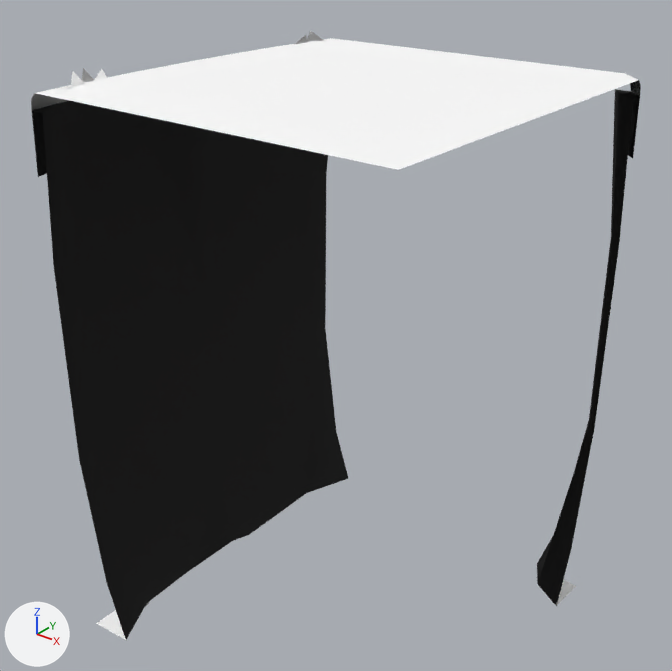
What one commit did to the glTF model web/public/assets/acnh/cliff/4-a-1.glb.
One viewpoint serves both versions: a camera (50 mm lens) standing at (13.08, -16.65, 3.99) and looking at (-0.41, 0.22, -6.46). The axes (+X, +Y, +Z) are drawn at lower left. The lights are the same throughout. The first picture is the older version. Where no turn or scale is listed for an object, it has been applied to the vertices.

The older version as bpy lines, for what is in view:
```python
mat_mcliff = principled_material('mCliff')
mat_mcliff.base_color = (0.0, 0.0, 0.0)  # black #000000
mat_mcliff.roughness = 0.9
me_cliffb__mcliff_mesh = bpy.data.meshes.new('CliffB__mCliff-mesh')
me_cliffb__mcliff_mesh.from_pydata(...)  # 51 vertices, 60 faces; spans x -5.0..5.0, y -5.0..5.0, z -15.0..-0.39
me_cliffb__mcliff_mesh.materials.append(mat_mcliff)  # black #000000
me_grassop_1__mgrasscliffxlu_mesh = bpy.data.meshes.new('GrassOP_1__mGrassCliffXlu-mesh')
me_grassop_1__mgrasscliffxlu_mesh.from_pydata(...)  # 37 vertices, 44 faces; spans x -5.0..5.0, y -5.0..5.0, z -1.88..0.0
me_grassop_1__mgrasscliffxlu_mesh.materials.append(mat_mgrasscliffxlu)  # black #000000
me_grasst__mgrass_mesh = bpy.data.meshes.new('GrassT__mGrass-mesh')
me_grasst__mgrass_mesh.from_pydata(...)  # 40 vertices, 55 faces; spans x -4.96..5.0, y -5.0..5.0, z -0.39..0.0
me_grasst__mgrass_mesh.materials.append(mat_mgrass)  # white #ffffff
ob_cliffb__mcliff = bpy.data.objects.new('CliffB__mCliff', me_cliffb__mcliff_mesh)
ob_cliffb__mcliff.location = (0.0, 0.0, 0.0)
ob_grassop_1__mgrasscliffxlu = bpy.data.objects.new('GrassOP_1__mGrassCliffXlu', me_grassop_1__mgrasscliffxlu_mesh)
ob_grassop_1__mgrasscliffxlu.location = (0.0, 0.0, 0.0)
ob_grasst__mgrass = bpy.data.objects.new('GrassT__mGrass', me_grasst__mgrass_mesh)
ob_grasst__mgrass.location = (0.0, 0.0, 0.0)
```
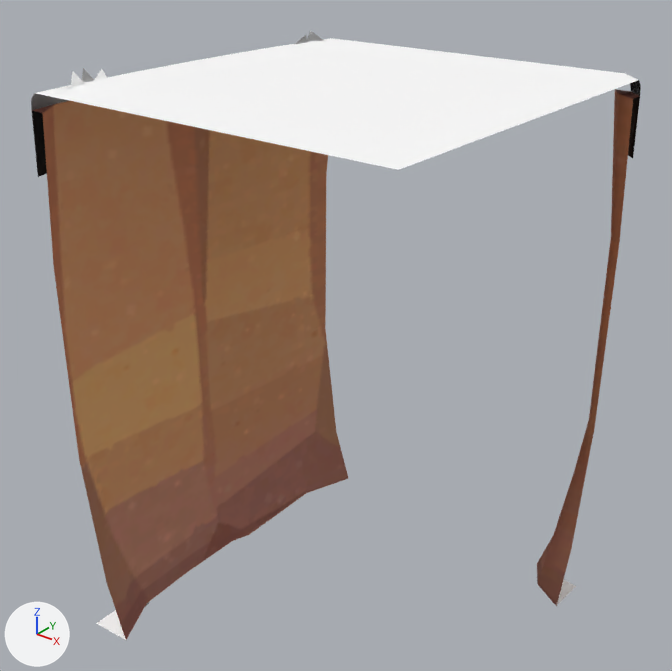
What differs and where, as boxes [x1, y1, x2, y2] in the pictures (672 x 671 px):
'CliffB__mCliff', surface changed (black to brown)
    both: [32, 89, 639, 640]

Edits to the bpy script that builds the scene:
```text
Add img_image_0:
    img_image_0 = load_image('Image_0', '_unpacked/Image_0', 512, 512, 'sRGB')
Change mat_mcliff:
    remove mat_mcliff.base_color = (0.0, 0.0, 0.0)  # black #000000
    add mat_mcliff.texture = img_image_0
```
